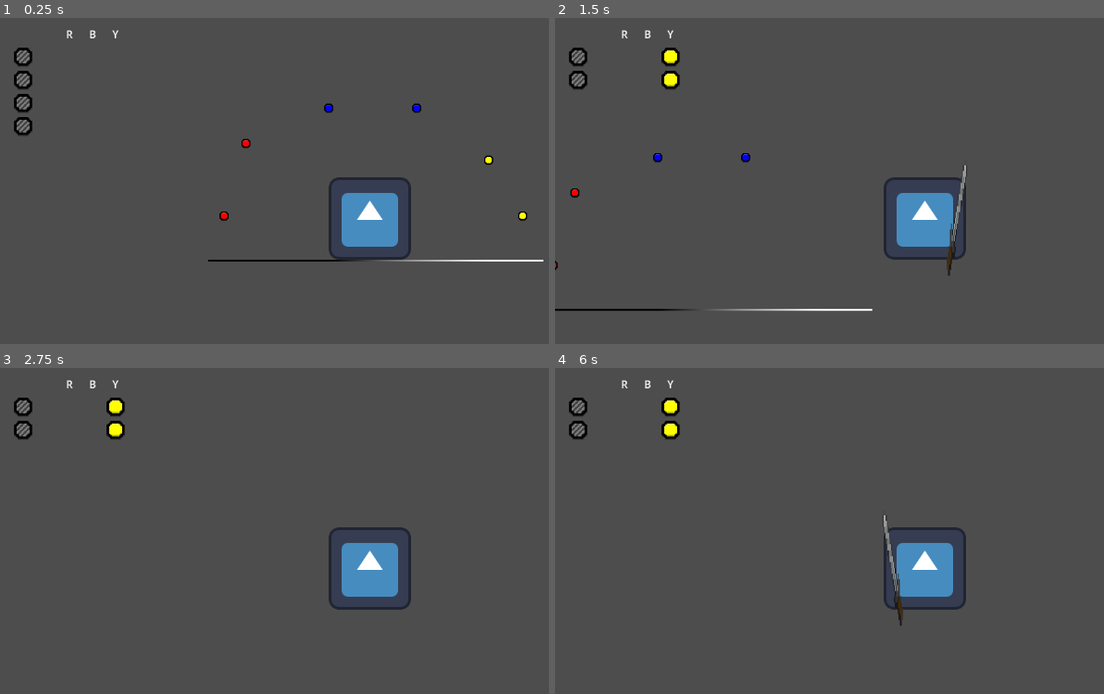
Above: before the commit, frames 1-4 (two rows, left to right).
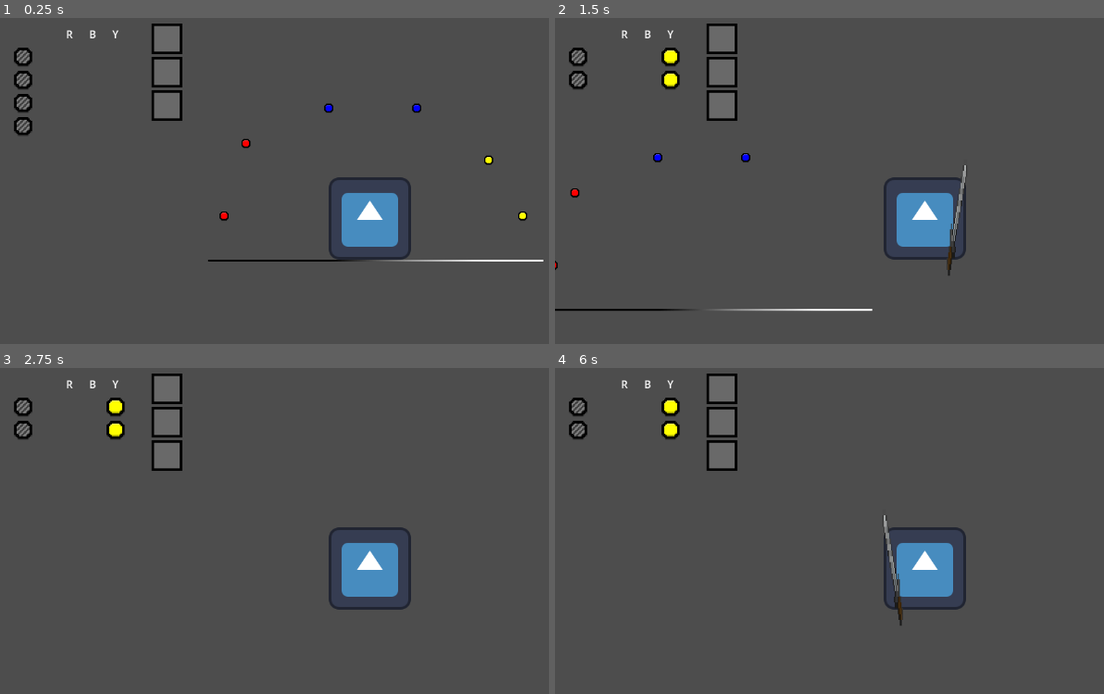
Above: after the commit, the same moments.

Repository: HimeWoo/untitled-paint-game
Game: Godot game, scene res://scenes/item_test.tscn
The game is run twice, just before and just after one commit, with the same random seed, the same clock (stepped at 60 frames per second) and the same inputs. The engine's default icon, where the game draws it, is replaced by a stand-in: a white triangle on a blue panel in a dark square.
Inputs:
- Up to frame 1 (0.25 s): no input
- Up to frame 2 (1.5 s): tap Enter (ui_accept) at 0.5 s; hold Right (ui_right) from 0.53 s (still down); tap Shift (dash) at 0.6 s; tap Space (jump) at 0.77 s; tap J (melee_attack) at 1.35 s
- Up to frame 3 (2.75 s): tap Space (jump) at 1.52 s; release Right (ui_right) at 2.03 s; hold Left (ui_left) from 2.03 s (still down); tap 1 at 2.1 s
- Up to frame 4 (6 s): tap Enter (ui_accept) every 0.75 s from 2.75 to 5.75 s; release Left (ui_left) at 2.78 s; hold Right (ui_right) 2.78-4.28 s; tap Shift (dash) at 2.85, 5.1 s; tap Space (jump) at 3.02, 3.77, 4.52 s; tap J (melee_attack) at 3.6, 5.85 s; hold Left (ui_left) 4.28-5.03 s; tap 1 at 4.35 s; hold Right (ui_right) 5.03-5.78 s; hold Left (ui_left) from 5.78 s (still down)

The runs differ from the first frame. In frame 1, 1.5% of the frame differs, in the area x 27-34%, y 1-32%; in frame 2, 1.5%; in frame 3, 1.5%; in frame 4, 1.5%.

Commit message:
Added selector sprites

Diff:
--- a/untitled-paint-game/scenes/ui/interface.tscn
+++ b/untitled-paint-game/scenes/ui/interface.tscn
@@ -6,6 +6,8 @@
 [ext_resource type="Texture2D" uid="uid://b4b66xg8fewd8" path="res://assets/paint_grey.png" id="3_mfcci"]
 [ext_resource type="PackedScene" uid="uid://6mku3vrr131o" path="res://scenes/ui/blue_counter.tscn" id="3_qn6p3"]
 [ext_resource type="PackedScene" uid="uid://sdad863vae5e" path="res://scenes/ui/yellow_counter.tscn" id="4_8pw40"]
+[ext_resource type="Script" uid="uid://b06qasux5vfhk" path="res://scripts/ui/selector.gd" id="7_7q06a"]
+[ext_resource type="Texture2D" uid="uid://w7o0ua6qg4vk" path="res://assets/item_slot.png" id="7_erumi"]
 
 [node name="Interface" type="MarginContainer"]
 anchors_preset = 15
@@ -41,14 +43,37 @@
 layout_mode = 2
 
 [node name="RedCounter" parent="TopLeft/Inventory/ColorsCollected" instance=ExtResource("2_veyun")]
+custom_minimum_size = Vector2(0, 0)
 layout_mode = 2
 
 [node name="BlueCounter" parent="TopLeft/Inventory/ColorsCollected" instance=ExtResource("3_qn6p3")]
+custom_minimum_size = Vector2(0, 0)
 layout_mode = 2
 
 [node name="YellowCounter" parent="TopLeft/Inventory/ColorsCollected" instance=ExtResource("4_8pw40")]
+custom_minimum_size = Vector2(0, 0)
 layout_mode = 2
 
 [node name="Buffer2" type="Control" parent="TopLeft"]
 custom_minimum_size = Vector2(32, 32)
 layout_mode = 2
+
+[node name="Selector" type="VBoxContainer" parent="TopLeft"]
+custom_minimum_size = Vector2(48, 48)
+layout_mode = 2
+script = ExtResource("7_7q06a")
+
+[node name="Slot1" type="TextureRect" parent="TopLeft/Selector"]
+layout_mode = 2
+texture = ExtResource("7_erumi")
+expand_mode = 5
+
+[node name="Slot2" type="TextureRect" parent="TopLeft/Selector"]
+layout_mode = 2
+texture = ExtResource("7_erumi")
+expand_mode = 5
+
+[node name="Slot3" type="TextureRect" parent="TopLeft/Selector"]
+layout_mode = 2
+texture = ExtResource("7_erumi")
+expand_mode = 5
--- a/untitled-paint-game/scenes/ui/paint_counter.tscn
+++ b/untitled-paint-game/scenes/ui/paint_counter.tscn
@@ -3,6 +3,7 @@
 [ext_resource type="Script" uid="uid://vbh3t5exkn24" path="res://scripts/ui/paint_counter.gd" id="1_vo7y4"]
 
 [node name="PaintCounter" type="VBoxContainer"]
+custom_minimum_size = Vector2(32, 32)
 script = ExtResource("1_vo7y4")
 
 [node name="LabelArea" type="Control" parent="."]
--- /dev/null
+++ b/untitled-paint-game/scripts/ui/selector.gd
@@ -0,0 +1,2 @@
+class_name Selector
+extends VBoxContainer
Not shown: 1 places in untitled-paint-game/scenes/ui/interface.tscn that only renumber resources
Not shown, added: untitled-paint-game/scripts/ui/selector.gd.uid
